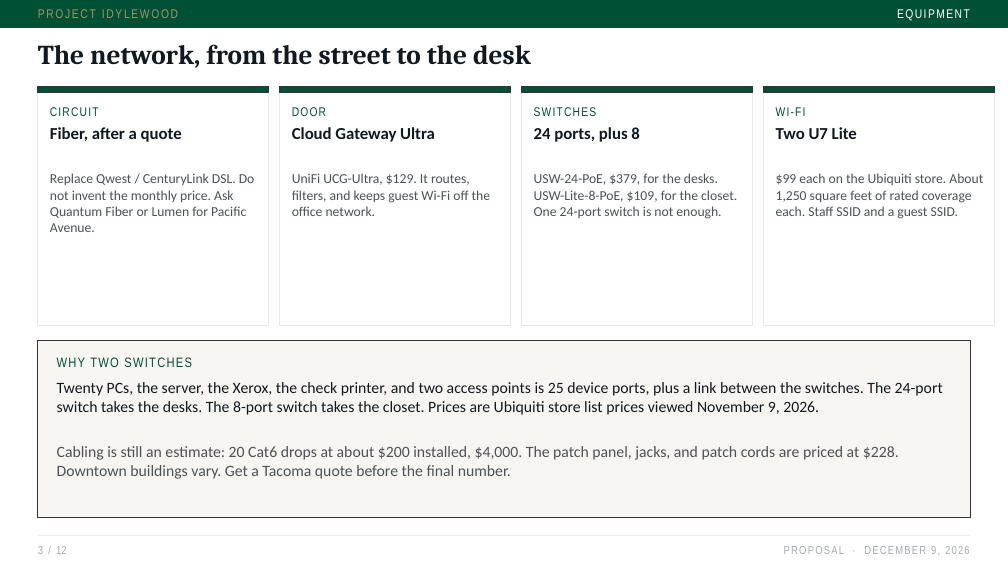
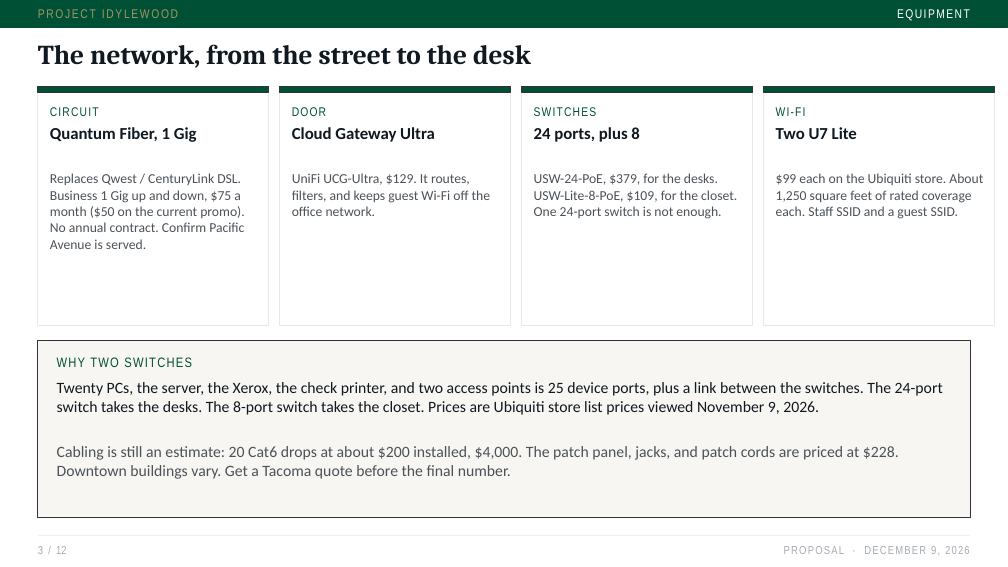
Before and after one commit to jxstjoeii/project-idylewood, a slide deck: slide 3 of slides/Project-Idylewood-Proposal.pptx. Drawn at 1008x567 pixels with LibreOffice and Linux fonts; fonts in the diff are those of the drawing. Boxes give left, top, right and bottom in pixels: in the first picture for what was removed or moved away, otherwise in the second. Text is boxed around its words. In the diff, an @@ line names an element or a change of style, - is before the commit and + after.

```diff
--- a/slides/Project-Idylewood-Proposal.pptx
+++ b/slides/Project-Idylewood-Proposal.pptx
@@ text at (x1=50, y1=127, x2=197, y2=142): text changed @@
-Fiber, after a quote
+Quantum Fiber, 1 Gig
@@ text at (x1=50, y1=173, x2=244, y2=249): text changed @@
-Replace Qwest / CenturyLink DSL. Do not invent the monthly price. Ask Quantum Fiber or Lumen for Pacific Avenue.
+Replaces Qwest / CenturyLink DSL. Business 1 Gig up and down, $75 a month ($50 on the current promo). No annual contract. Confirm Pacific Avenue is served.
```
Also in this commit, not shown: 6 other slides changed, 5 other files.
